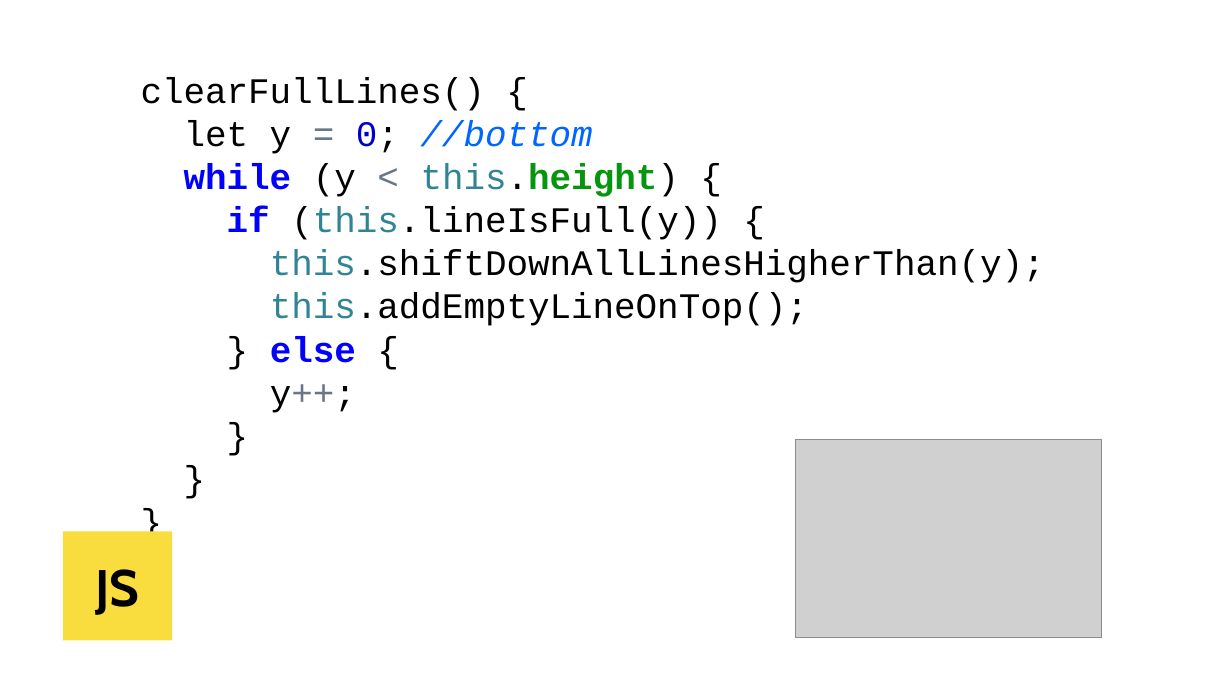
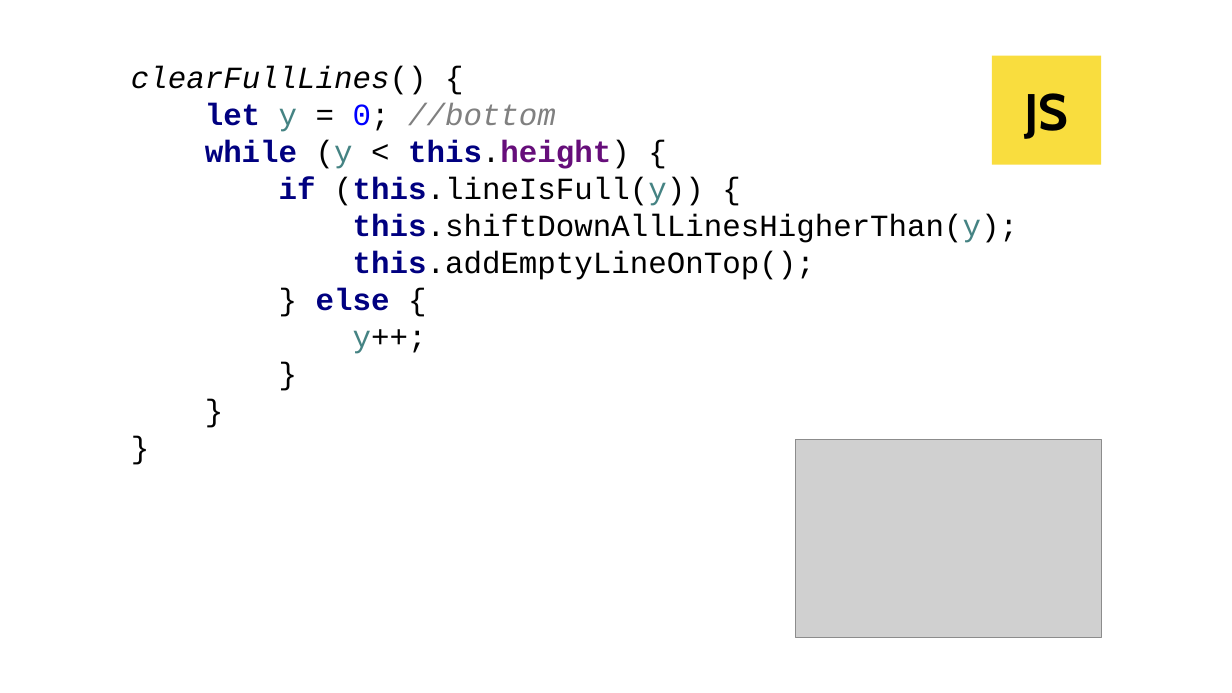
Before and after one commit to kontur-courses/clean-code, a slide deck: slide 44 of clean-code.pptx (slide 41 before the commit). Drawn at 1232x693 pixels with LibreOffice and Linux fonts; fonts in the diff are those of the drawing; grey boxes stand for pictures. Boxes give left, top, right and bottom in pixels: in the first picture for what was removed or moved away, otherwise in the second. Text is boxed around its words. In the diff, an @@ line names an element or a change of style, - is before the commit and + after.

```diff
--- a/clean-code.pptx
+++ b/clean-code.pptx
@@ rectangle "JS": place and size @@
-rectangle "JS" at box(63, 531, 172, 640)
+rectangle "JS" at box(993, 55, 1102, 165)
@@ text at box(131, 66, 1018, 354): text changed; size 28 to 24 pt @@
-clearFullLines() {
-let y = 0; //bottom
-while (y < this.height) {
-if (this.lineIsFull(y)) {
-this.shiftDownAllLinesHigherThan(y);
-this.addEmptyLineOnTop();
-} else {
-y++;
-}
-}
-}
+clearFullLines() {
+let y = 0; //bottom
+while (y < this.height) {
+if (this.lineIsFull(y)) {
+this.shiftDownAllLinesHigherThan(y);
+this.addEmptyLineOnTop();
+} else {
+y++;
+}
+}
+}
```
Also in this commit, not shown: 15 other slides changed, 7 slides added, 3 slides removed, 7 other files.
